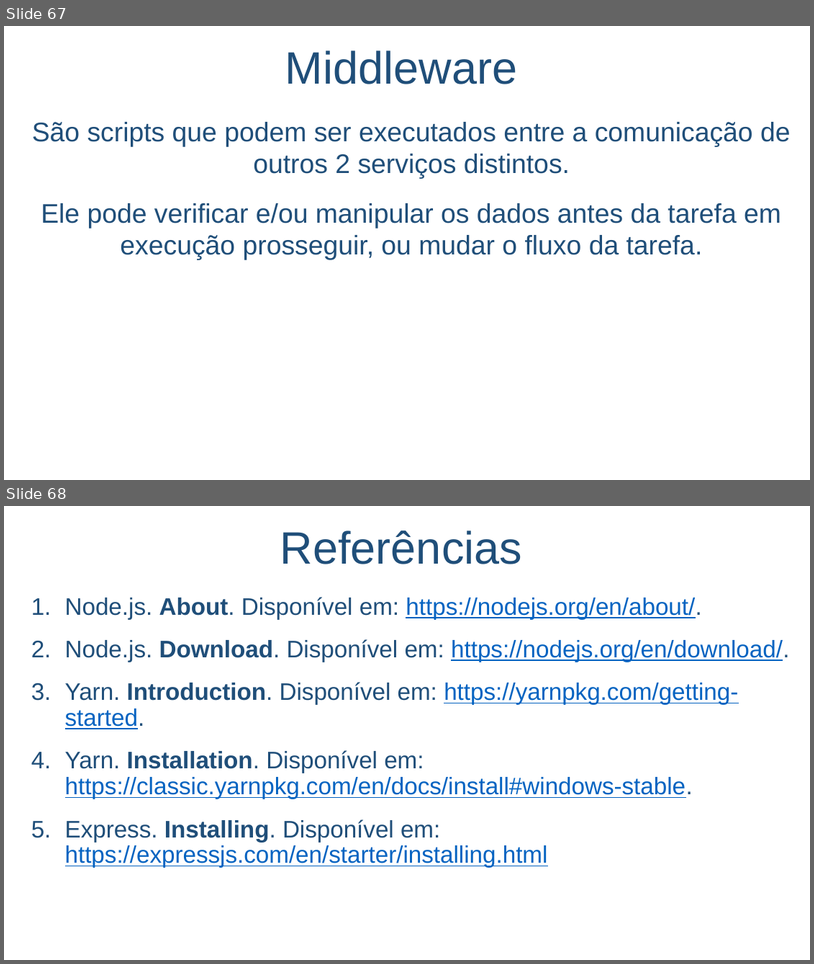
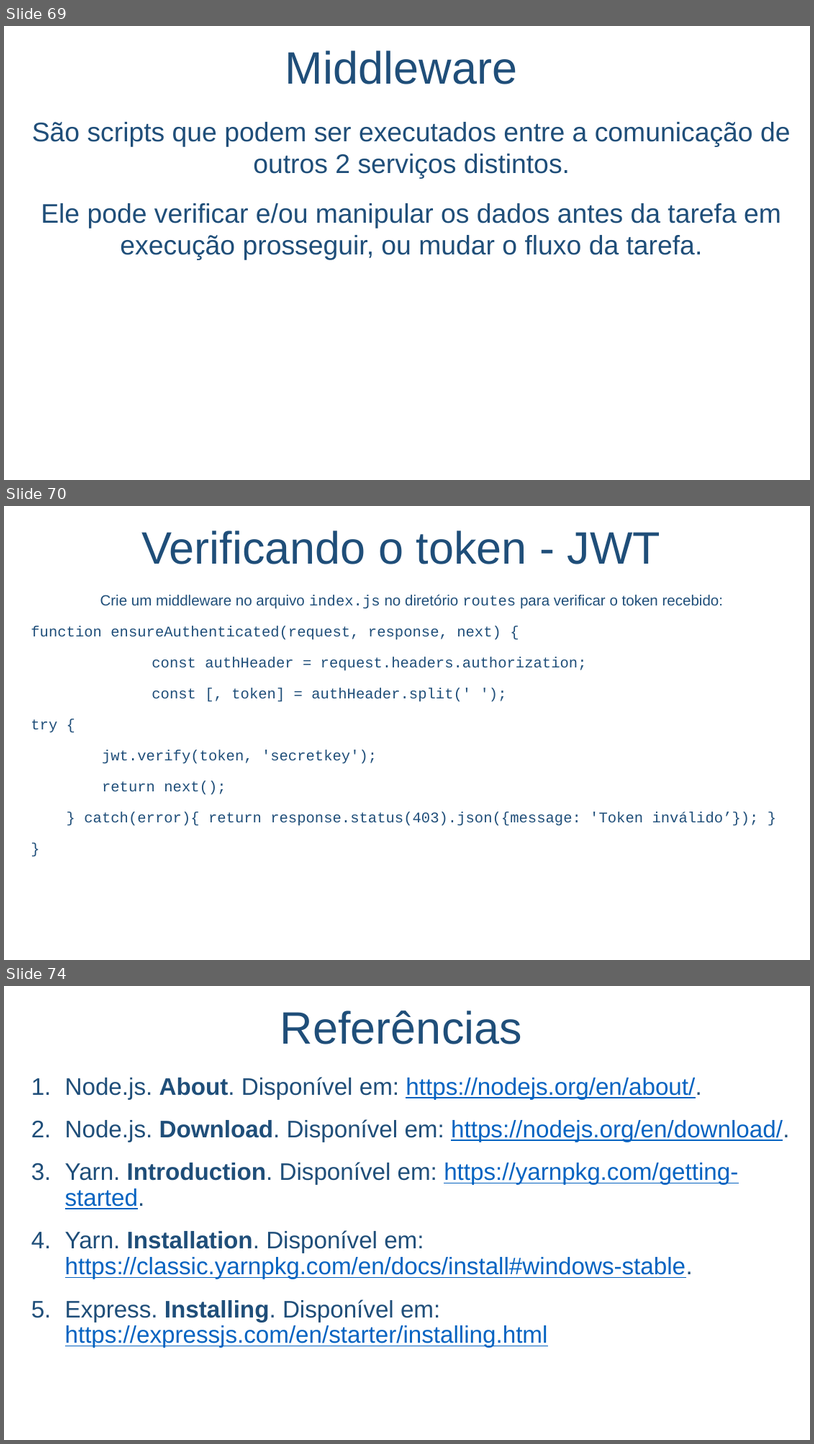
Before and after one commit to salmo-jr/public-slides, a slide deck: node-js.pptx. Shown one above the other, each under a label of ours: slides 67 and 68 before the commit, slides 69, 70 and 74 after it; the slides between them are not shown. The pictures are 814x964 and 814x1444 pixels, drawn with LibreOffice and Linux fonts; fonts in the diff are those of the drawing; background and template pictures are left out. Boxes give left, top, right and bottom in pixels: in the first picture for what was removed or moved away, otherwise in the second. Text is boxed around its words. In the diff, an @@ line names an element or a change of style, - is before the commit and + after.

Commit message:
adds slides about authentication by token

```diff
--- a/node-js.pptx
+++ b/node-js.pptx
@@ slide 70 added at [4,506,810,960], background picture (left out) @@
@@ text added at [142,530,661,564], 54 pt, text #1F4E79 @@
+Verificando o token - JWT
@@ text added at [31,595,759,826], 17.6 pt, text #1F4E79 @@
+Crie um middleware no arquivo index.js no diretório routes para verificar o token recebido:
+function ensureAuthenticated(request, response, next) {
+const authHeader = request.headers.authorization;
+const [, token] = authHeader.split(' ');
+try {
+jwt.verify(token, 'secretkey');
+return next();
+} catch(error){ return response.status(403).json({message: 'Token inválido’}); }
+}
@@ what was slide 67 is now slide 69 @@
@@ what was slide 68 is now slide 74 @@
```
Also in this commit, not shown: 2 slides changed, 6 other slides added, 1 slide removed.
